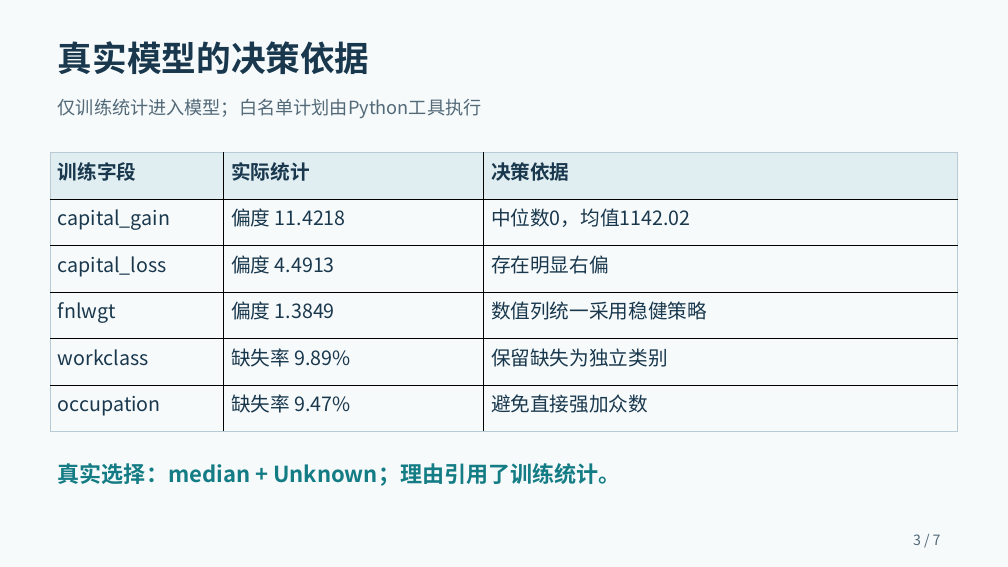
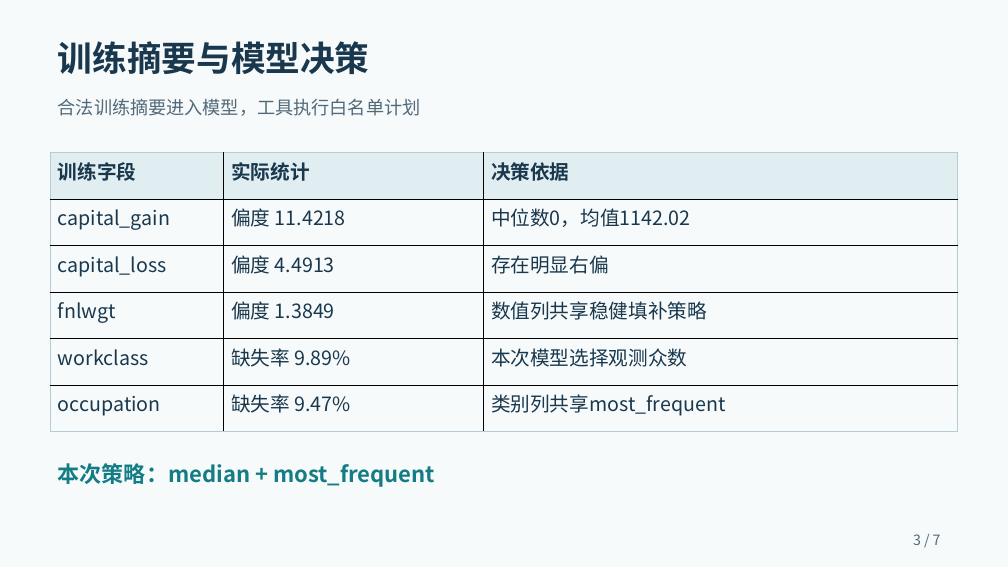
Before and after one commit to 2026-XJTU-UG-DM-Assignment-10/data_agent_course, a slide deck: slide 3 of docs/presentation.pptx. Drawn at 1008x567 pixels with LibreOffice and Linux fonts; fonts in the diff are those of the drawing. Boxes give left, top, right and bottom in pixels: in the first picture for what was removed or moved away, otherwise in the second. Text is boxed around its words. In the diff, an @@ line names an element or a change of style, - is before the commit and + after.

```diff
--- a/docs/presentation.pptx
+++ b/docs/presentation.pptx
@@ text at (58,41,370,74): text changed @@
-真实模型的决策依据
+训练摘要与模型决策
@@ text at (58,98,421,116): text changed @@
-仅训练统计进入模型；白名单计划由Python工具执行
+合法训练摘要进入模型，工具执行白名单计划
@@ table at (51,153,958,432) @@
-row 4, column 3: 数值列统一采用稳健策略
+row 4, column 3: 数值列共享稳健填补策略
-row 5, column 3: 保留缺失为独立类别
+row 5, column 3: 本次模型选择观测众数
-row 6, column 3: 避免直接强加众数
+row 6, column 3: 类别列共享most_frequent
@@ text at (58,463,435,487): text changed @@
-真实选择：median + Unknown；理由引用了训练统计。
+本次策略：median + most_frequent
```
Also in this commit, not shown: 6 other slides changed, 19 other files.
